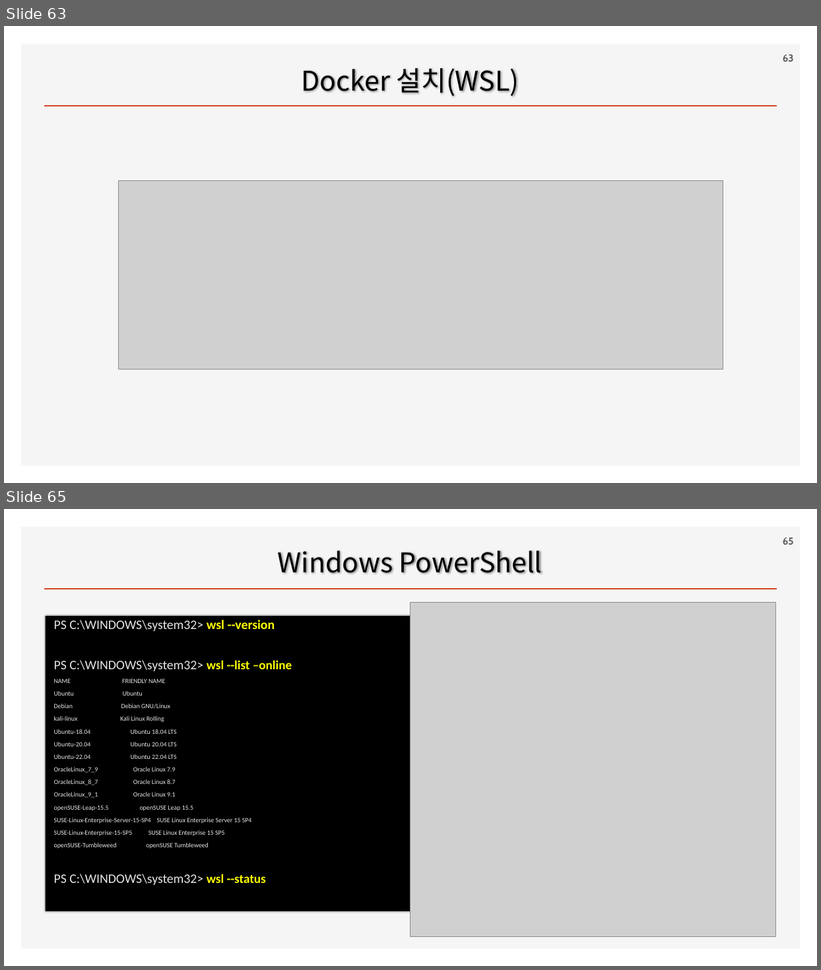
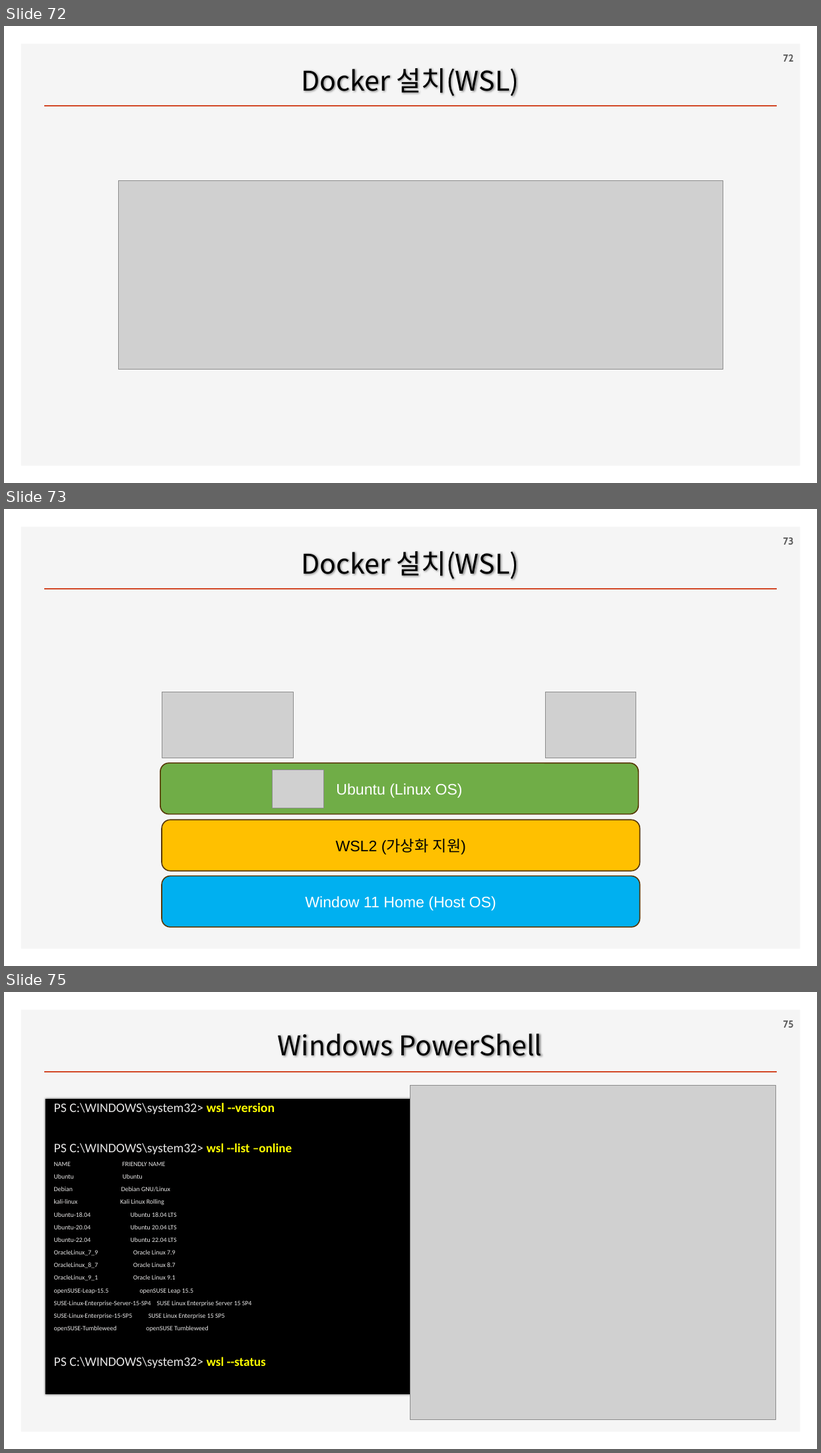
Before and after one commit to ancestor9/2026_Fall_AI-Workflow, a slide deck: PPTs/00_App Deployment.pptx. Shown one above the other, each under a label of ours: slides 63 and 65 before the commit, slides 72, 73 and 75 after it; the slides between them are not shown. The pictures are 821x970 and 821x1453 pixels, drawn with LibreOffice and Linux fonts; fonts in the diff are those of the drawing; grey boxes stand for pictures; background and template pictures are left out. Boxes give left, top, right and bottom in pixels: in the first picture for what was removed or moved away, otherwise in the second. Text is boxed around its words. In the diff, an @@ line names an element or a change of style, - is before the commit and + after.

```diff
--- a/PPTs/00_App Deployment.pptx
+++ b/PPTs/00_App Deployment.pptx
@@ slide 73 added at box(4, 509, 817, 966), background #FFFFFF; not listed: 2 template elements that a slide beside it also shows @@
@@ page number added at box(783, 537, 794, 545), 12 pt, text #595959, bold @@
+73
@@ title added at box(301, 551, 519, 580), 32 pt, text #000000 @@
+Docker 설치(WSL)
@@ picture added at box(162, 692, 294, 758) @@
@@ picture added at box(546, 692, 636, 758) @@
@@ rounded rectangle added at box(160, 763, 638, 815), fill #70AD47, outline #563705 1.25 pt, 18 pt, text #FFFFFF @@
+Ubuntu (Linux OS)
@@ picture added at box(273, 770, 323, 808) @@
@@ rounded rectangle added at box(162, 820, 640, 871), fill #FFC000, outline #563705 1.25 pt, 18 pt, text #000000 @@
+WSL2 (가상화 지원)
@@ rounded rectangle added at box(162, 876, 640, 927), fill #00B0F0, outline #563705 1.25 pt, 18 pt, text #FFFFFF @@
+Window 11 Home (Host OS)
@@ what was slide 63 is now slide 72 @@
@@ page number at box(783, 54, 794, 62): text changed @@
-63
+72
@@ what was slide 65 is now slide 75 @@
@@ page number at box(783, 1020, 794, 1028): text changed @@
-65
+75
```
